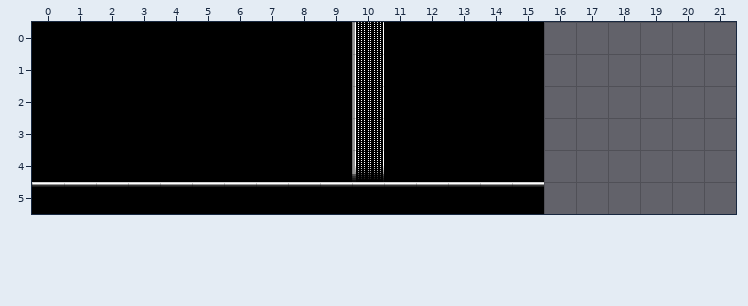
A Tiled map gets an edit: tiled/matrix.tmx. Above is the file before it was changed.
Cells are 32x32 px. Shown: x 0..21, y 0..5. The old version is drawn lined up with the new one.
New version:
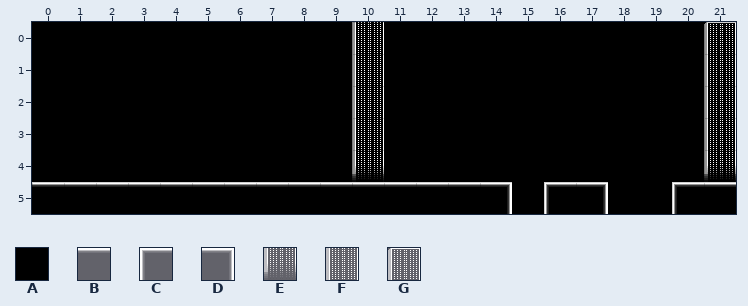
Key: from "Black": A 0; from "matrix": B 3, C 4, D 5, E 7, F 8, G 9.
_ is an empty cell.
Difference:
map size 16x6 -> 22x6 cells
Layer "Black":
y 0..5: x 16..21 ______ -> AAAAAA
Layer "Background":
y 0: x 21 _ -> G
y 1..3: x 21 _ -> F
y 4: x 21 _ -> E
y 5: x 14..17 BB__ -> D_CD; x 20..21 __ -> CB
Boxes around the changes in both pictures, in picture pixels (x1, y1, x2, y2):
changed: (507, 22, 736, 214)
